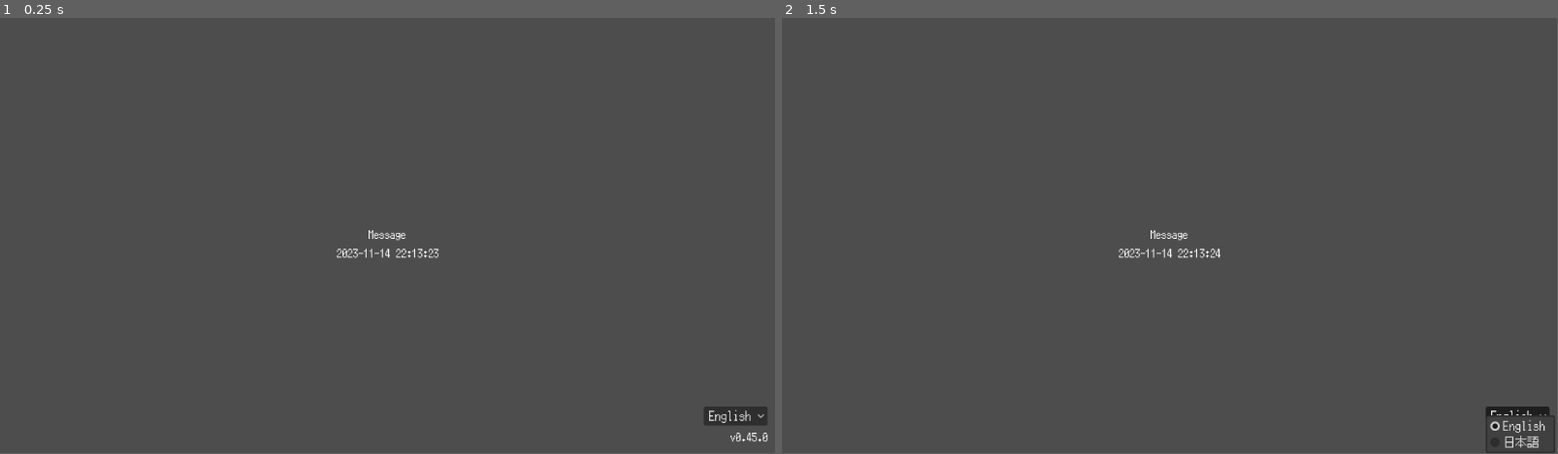
Above: before the commit, frames 1-2 (left to right).
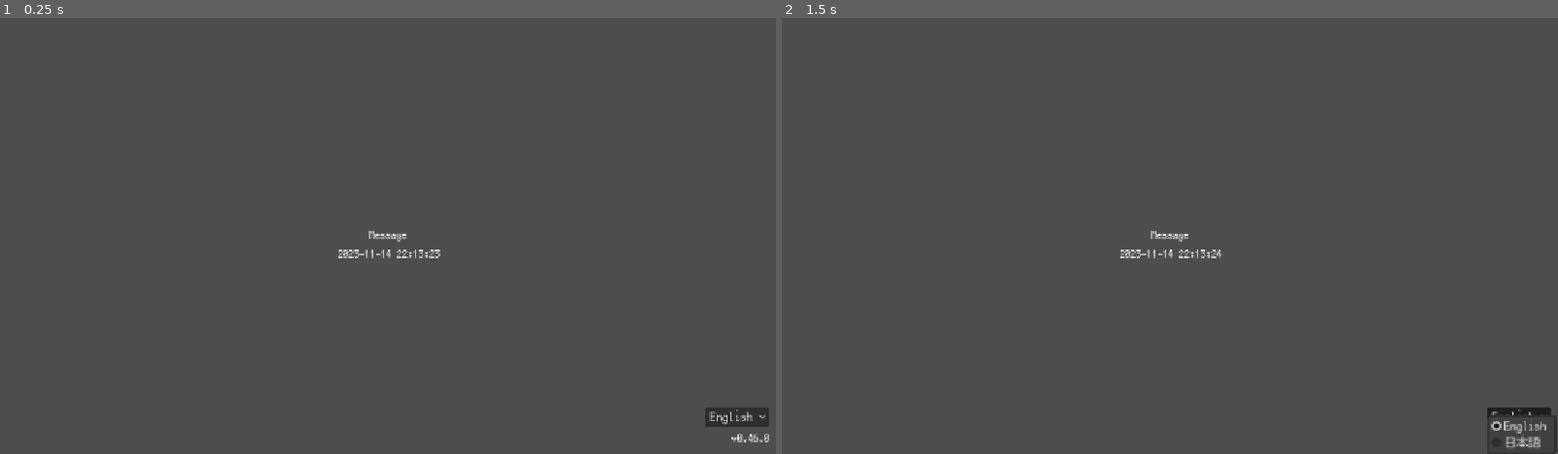
Above: after the commit, the same moments.

Repository: joshuafolkken/godot-project-template
Game: Godot game, scene res://scenes/main.tscn
Two runs of this game, one before a commit and one after it. Both use one fixed random seed, a clock stepped at 60 frames per second and the inputs below.
Inputs:
- Up to frame 1 (0.25 s): no input
- Up to frame 2 (1.5 s): click "English" at 0.5 s; click "English" at 1.25 s
The window is 799x449 before the commit and 800x450 after it. Grey fills any space a smaller window leaves; there, only what the larger window draws over its background counts as a difference.

The runs differ from the first frame. In frame 1, 0.4% of the frame differs, in the area x 43-100%, y 48-98%; in frame 2, 0.5%, in the area x 43-100%, y 48-100%.

Commit message:
stretch #102

Diff:
--- a/project.godot
+++ b/project.godot
@@ -11,7 +11,7 @@
 [application]
 
 config/name="New Game Project"
-config/version="0.45.0"
+config/version="0.46.0"
 run/main_scene="uid://djcdy0d718ei3"
 config/features=PackedStringArray("4.4", "Forward Plus")
 config/icon="res://icon.svg"
@@ -26,6 +26,7 @@
 
 [display]
 
+window/stretch/mode="canvas_items"
 window/dpi/allow_hidpi=false
 
 [editor_plugins]
